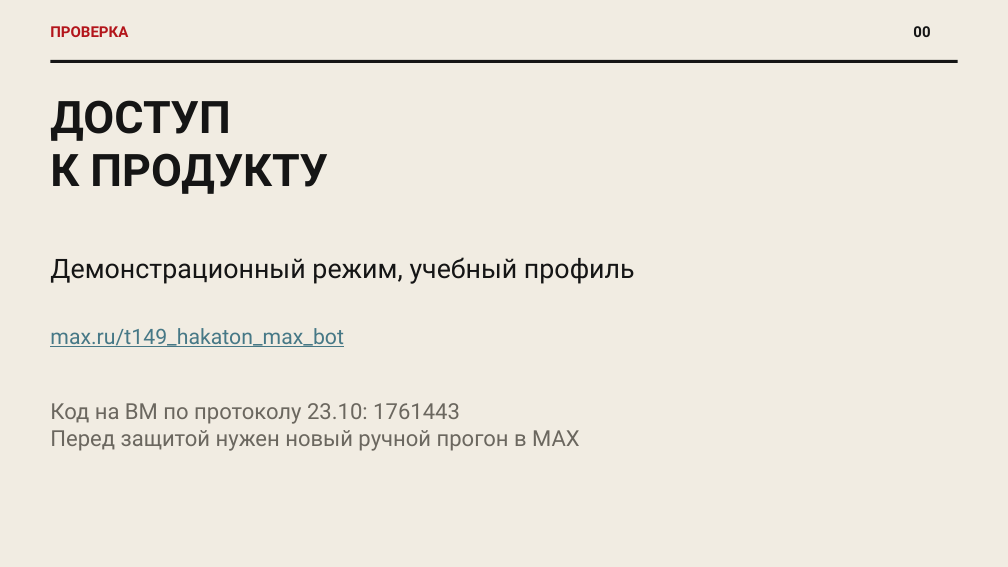
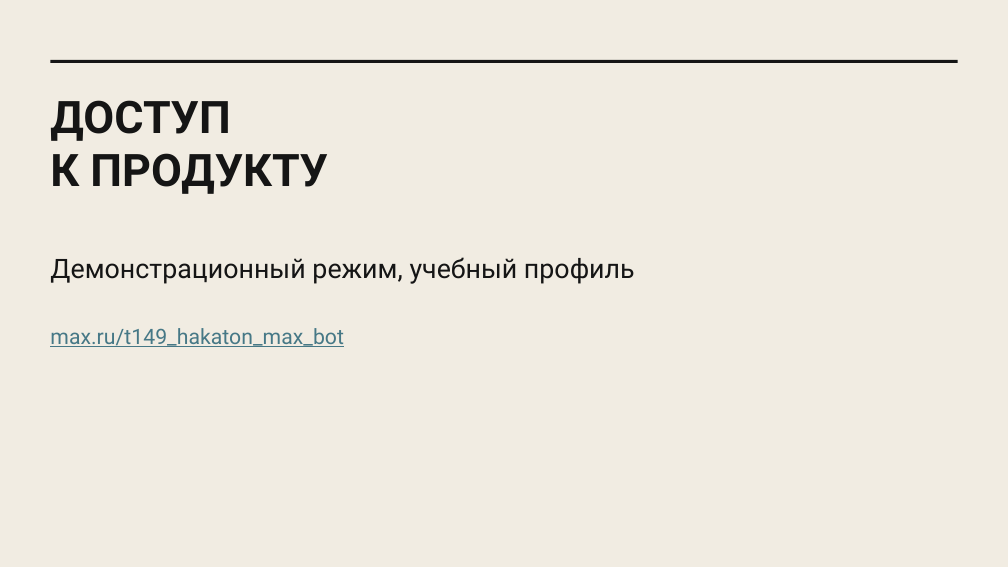
Before and after one commit to Ivana-banana/MAX, a slide deck: slide 1 of docs/presentation/draft-2026-10-24/first-90-days-product-style.pptx. Drawn at 1008x567 pixels with LibreOffice and Linux fonts; fonts in the diff are those of the drawing. Boxes give left, top, right and bottom in pixels: in the first picture for what was removed or moved away, otherwise in the second. Text is boxed around its words. In the diff, an @@ line names an element or a change of style, - is before the commit and + after.

```diff
--- a/docs/presentation/draft-2026-10-24/first-90-days-product-style.pptx
+++ b/docs/presentation/draft-2026-10-24/first-90-days-product-style.pptx
@@ text removed at box(50, 26, 128, 37) @@
-ПРОВЕРКА
@@ text removed at box(913, 26, 930, 37) @@
-00
@@ text removed at box(50, 403, 580, 451) @@
-Код на ВМ по протоколу 23.10: 1761443
-Перед защитой нужен новый ручной прогон в MAX
```
Also in this commit, not shown: 13 other slides changed, 4 other files.
